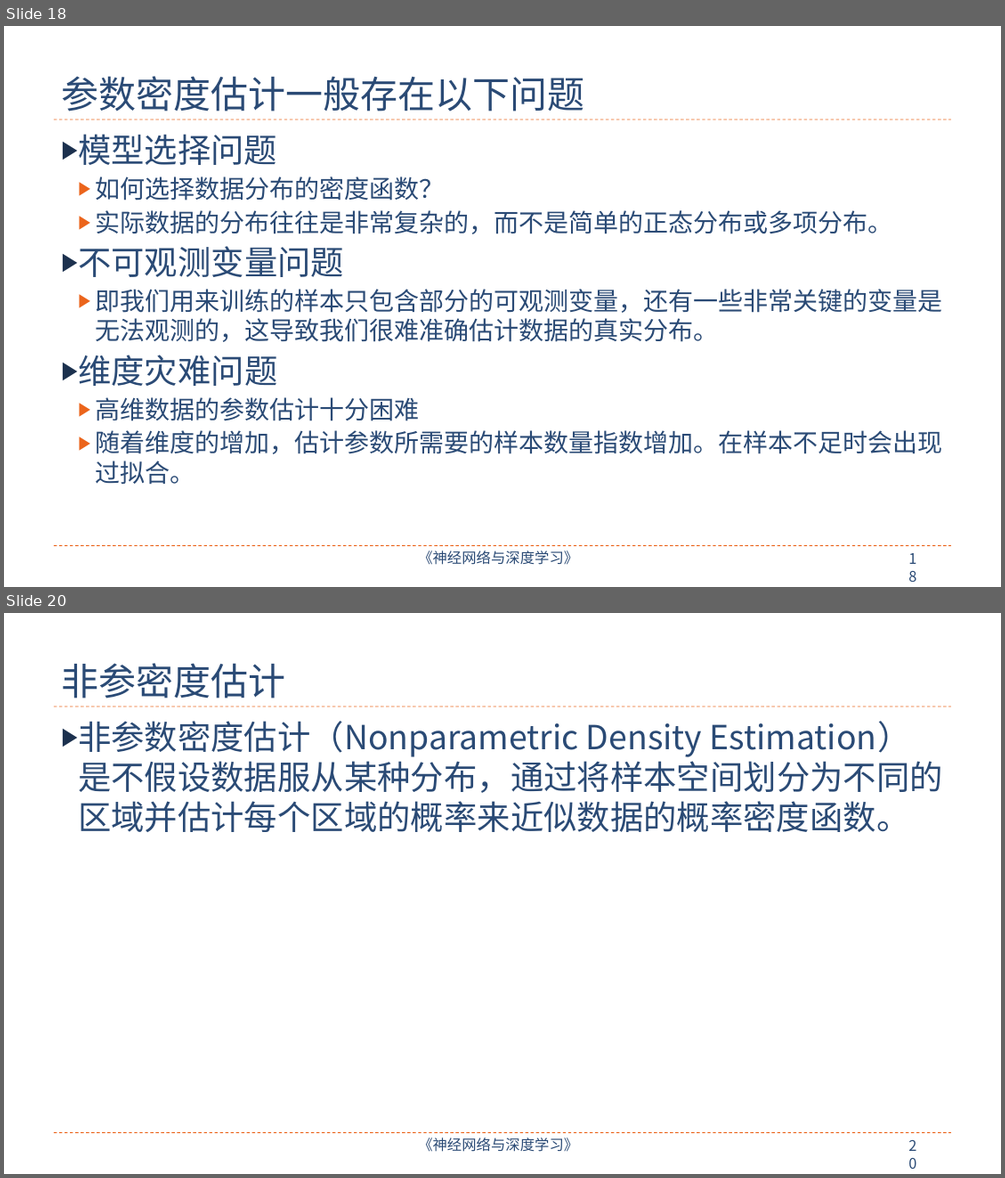
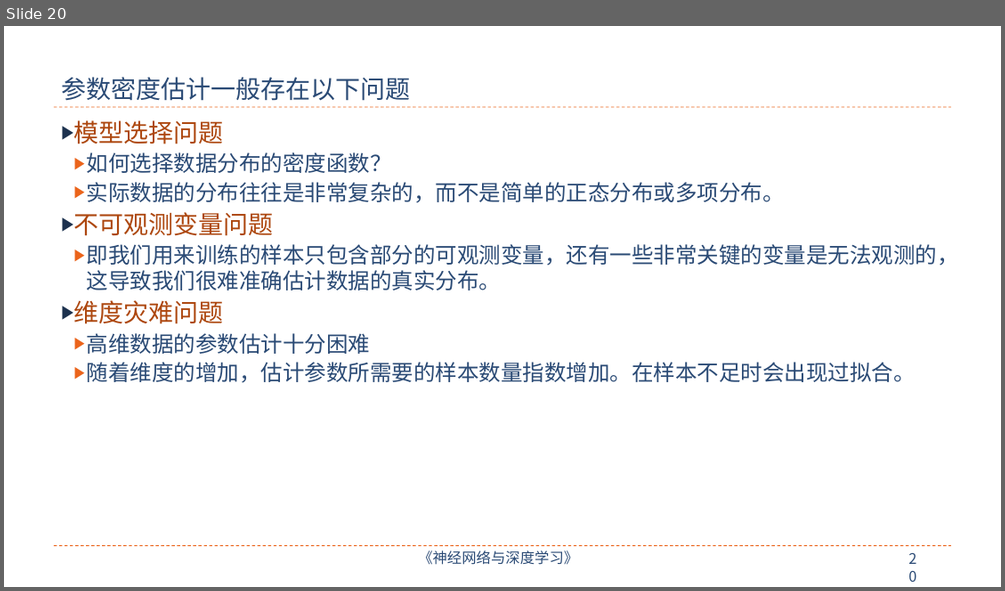
Before and after one commit to nndl/nndl.github.io, a slide deck: ppt/chap-无监督学习.pptx. Shown one above the other, each under a label of ours: slides 18 and 20 before the commit, slide 20 after it; the slides between them are not shown. The pictures are 1005x1178 and 1005x591 pixels, drawn with LibreOffice and Linux fonts; fonts in the diff are those of the drawing. Boxes give left, top, right and bottom in pixels: in the first picture for what was removed or moved away, otherwise in the second. Text is boxed around its words. In the diff, an @@ line names an element or a change of style, - is before the commit and + after.

```diff
--- a/ppt/chap-无监督学习.pptx
+++ b/ppt/chap-无监督学习.pptx
@@ slide 20 removed at box(4, 613, 1001, 1174), background #FFFFFF; not listed: 4 template elements that a slide beside it also shows @@
@@ title removed at box(61, 663, 285, 698) @@
-非参密度估计
@@ text removed at box(78, 721, 943, 832) @@
-▶ 非参数密度估计（Nonparametric Density Estimation）是不假设数据服从某种分布，通过将样本空间划分为不同的区域并估计每个区域的概率来近似数据的概率密度函数。
@@ what was slide 18 is now slide 20 @@
@@ slide 20 changed as well @@
@@ title "参数密度估计一般存在以下问题" at box(61, 77, 410, 101): size 36 to 24 pt, font Noto Sans CJK SC to Arial @@
@@ text "模型选择问题": place and size @@
-text "模型选择问题" at box(78, 134, 942, 483)
+text "模型选择问题" at box(74, 120, 959, 383)
@@ text "模型选择问题" at box(74, 120, 959, 383): size 32 to 24 pt, text colour #2A4A75 to #AD470F in "模型选择问题", "不可观测变量问题", "维度灾难问题"; font Noto Sans CJK SC to Times New Roman; size 24 to 21 pt in "如何选择数据分布的密度函数？", "实际数据的分布往往是非常复杂的，而不是简单的正态分布或多项分布。", "即我们用来训练的样本只包含部分的可观测变量，还有一些非常关键的变量是无法观测的，这导致我们很难准确估计数据的真实分布。", "高维数据的参数估计十分困难" and 1 more places; indent changed; less space between paragraphs @@
@@ line moved from (54, 119) - (952, 119) to (54, 107) - (952, 107) @@
@@ page number at box(901, 547, 932, 572): text changed @@
-18
+20
```
Also in this commit, not shown: 20 other slides changed, 7 slides added, 5 other slides removed, 1 other file.
